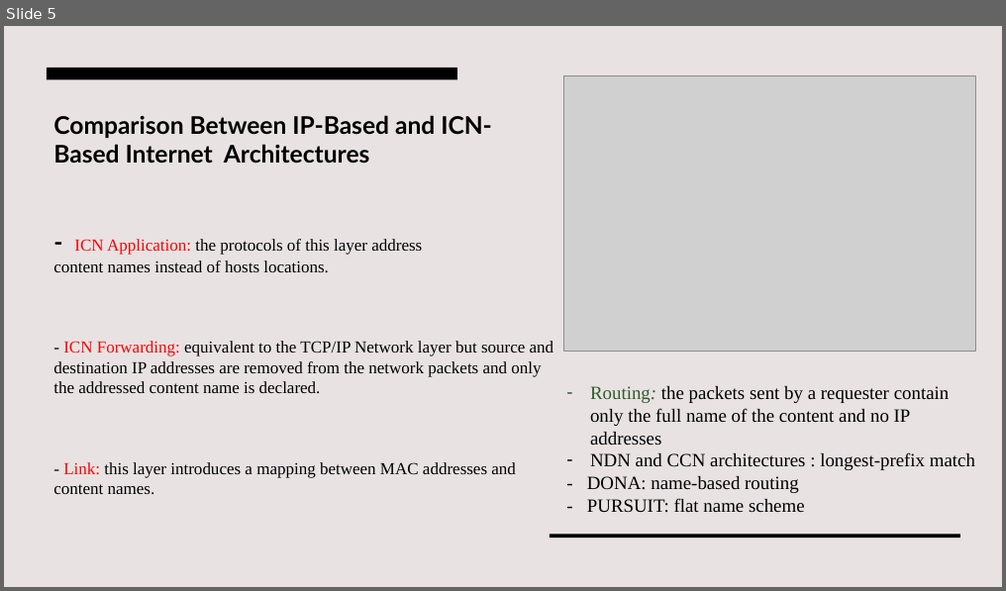
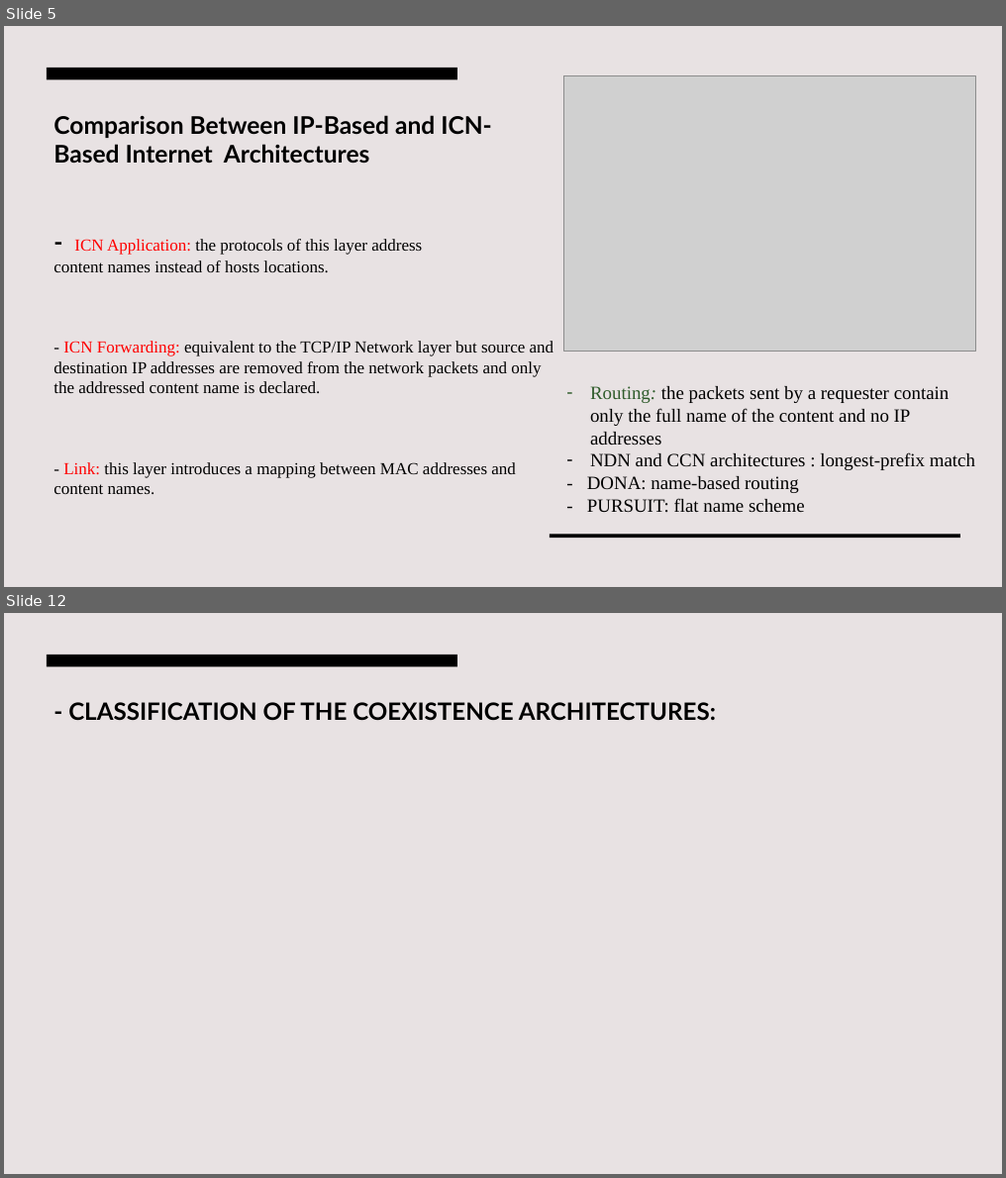
Before and after one commit to NazeerPD/CNS, a slide deck: ICN-IP Coexistence Solutions.pptx. Shown one above the other, each under a label of ours: slide 5 before the commit, slides 5 and 12 after it; the slides between them are not shown. The pictures are 1006x591 and 1006x1178 pixels, drawn with LibreOffice and Linux fonts; fonts in the diff are those of the drawing; grey boxes stand for pictures. Boxes give left, top, right and bottom in pixels: in the first picture for what was removed or moved away, otherwise in the second. Text is boxed around its words. In the diff, an @@ line names an element or a change of style, - is before the commit and + after.

```diff
--- a/ICN-IP Coexistence Solutions.pptx
+++ b/ICN-IP Coexistence Solutions.pptx
@@ slide 12 added at <box>4,613,1002,1174</box>, background #E8E2E3 @@
@@ rectangle added at <box>47,655,457,666</box>, fill #000000 @@
@@ title added at <box>68,702,716,720</box>, 23 pt, text #000000, bold @@
+- CLASSIFICATION OF THE COEXISTENCE ARCHITECTURES:
```
Also in this commit, not shown: 1 slide changed, 5 other slides added, 1 slide removed.
